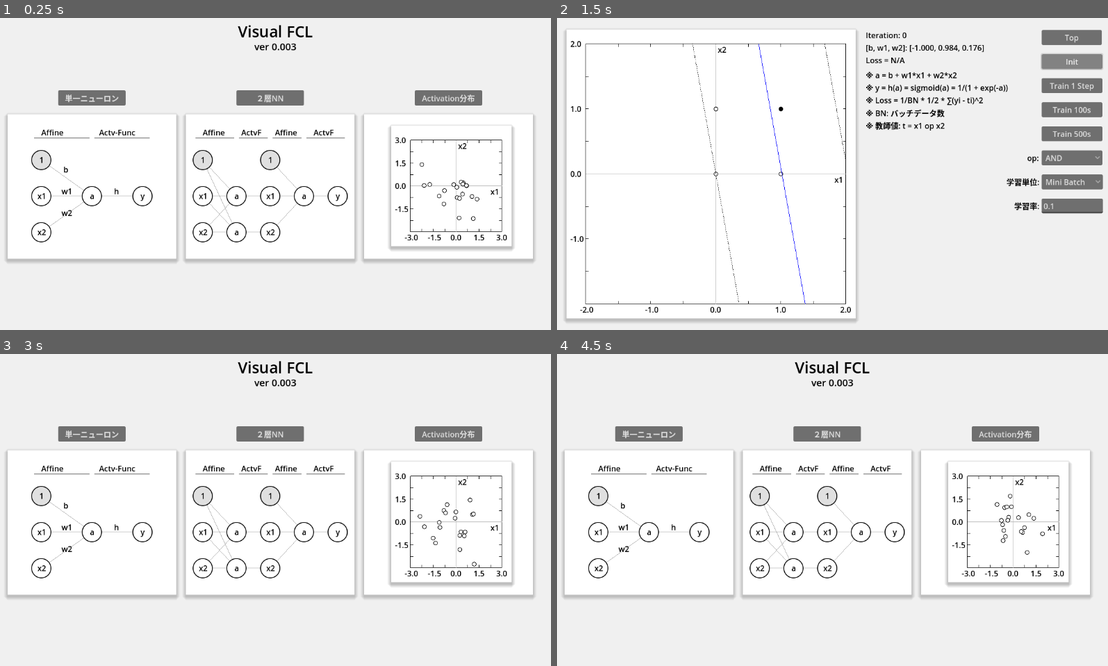
Above: before the commit, frames 1-4 (two rows, left to right).
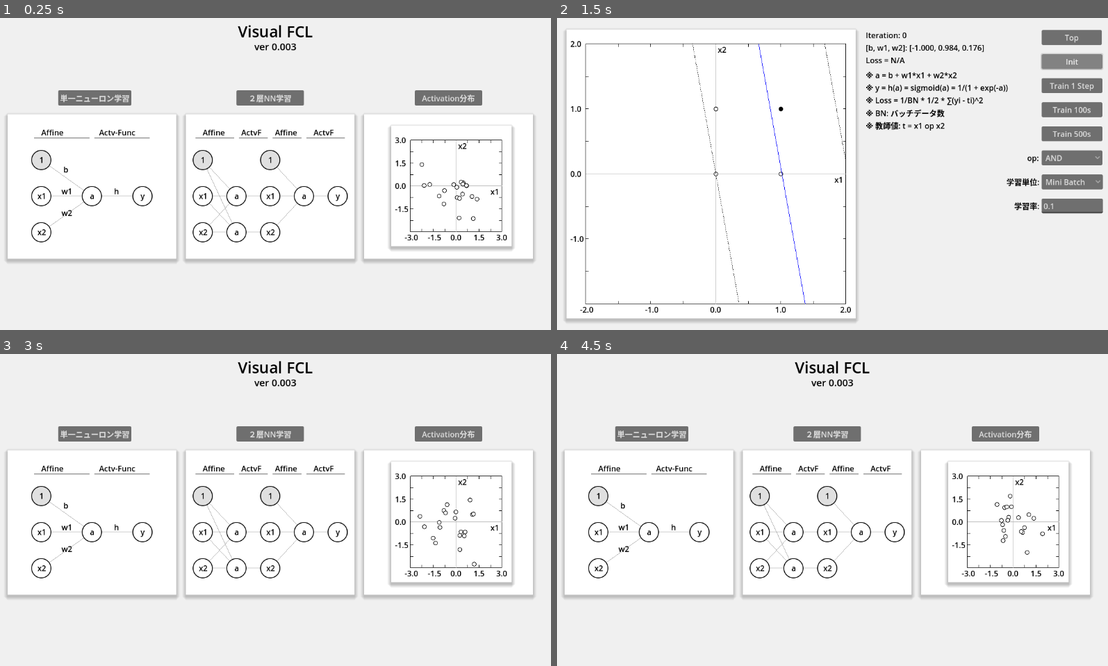
Above: after the commit, the same moments.

Repository: vivisuke/VisualFCL
Game: Godot game, scene res://top_scene.tscn
Same seed, same stepped clock (60 frames per second), same inputs: the game is played once before the commit and once after it.
Inputs:
- Up to frame 1 (0.25 s): no input
- Up to frame 2 (1.5 s): click "単一ニューロン" (after the commit: "単一ニューロン学習") at 0.5 s; click "Init" at 1.25 s
- Up to frame 3 (3 s): click "Train 1 Step" at 2 s; click "Top" at 2.75 s
- Up to frame 4 (4.5 s): click "２層NN" (after the commit: "２層NN学習") at 3.5 s; click "Top" at 4.25 s

The runs differ from the first frame. In frame 1, 0.3% of the frame differs, in the area x 10-53%, y 23-29%; in frame 2, nothing differs; in frame 3, 0.3%; in frame 4, 0.3%.

Commit message:
0083 ◎ C 06/27 06/27 0.003│ToDo│トップシーン：ボタン文言に「学習」追加 0084 ◎ C 06/27 06/27 0.003│問題│２層NN学習：Init を押しても、学習がストップしない

Diff:
--- a/VisualFCL/scripts/fc1layer_scene.gd
+++ b/VisualFCL/scripts/fc1layer_scene.gd
@@ -33,13 +33,13 @@
 	func forward(inp: Array):
 		a = vec_weight[0] + vec_weight[1]*inp[0] + vec_weight[2]*inp[1]
 		y = sigmoid(a)
-		print("a = ", a, ", y = ", y)
+		#print("a = ", a, ", y = ", y)
 	func backward(inp: Array, grad: float):
 		upgrad = []		# 上流勾配
 		var dyda = y * (1.0 - y)
 		var dydag = dyda * grad
-		print("∂L/∂y = ", grad)
-		print("∂y/∂a = ", dyda)
+		#print("∂L/∂y = ", grad)
+		#print("∂y/∂a = ", dyda)
 		upgrad.push_back(dydag)
 		upgrad.push_back(dydag * inp[0])
 		upgrad.push_back(dydag * inp[1])
@@ -117,9 +117,9 @@
 		for i in range(8):
 			var r = randi_range(0, boolean_pos.size()-1)
 			train(boolean_pos[r])
-	print("sumLoss = ", sumLoss)
+	#print("sumLoss = ", sumLoss)
 	$LossLabel.text = "Loss: %.3f" % (sumLoss/n_batch)
-	print("vec_grad = ", vec_grad)
+	#print("vec_grad = ", vec_grad)
 	vec_weight[0] -= ALPHA * vec_grad[0]
 	vec_weight[1] -= ALPHA * vec_grad[1]
 	vec_weight[2] -= ALPHA * vec_grad[2]
--- a/VisualFCL/scripts/fc2layer_scene.gd
+++ b/VisualFCL/scripts/fc2layer_scene.gd
@@ -126,6 +126,7 @@
 	$LossLabel.text = "Loss: %.3f" % (sumLoss/n_batch)
 func init():
 	n_iteration = 0
+	n_train = 0
 	$ItrLabel.text = "Iteration: %d" % n_iteration
 	vec_first_layer = []
 	vec_first_layer.push_back(FC21Unit.new())
--- a/VisualFCL/top_scene.tscn
+++ b/VisualFCL/top_scene.tscn
@@ -20,14 +20,14 @@
 offset_top = 150.0
 offset_right = 265.0
 offset_bottom = 181.0
-text = "単一ニューロン"
+text = "単一ニューロン学習"
 
 [node name="TwoLayerNNButton" type="Button" parent="."]
 offset_left = 495.0
 offset_top = 150.0
 offset_right = 635.0
 offset_bottom = 181.0
-text = "２層NN"
+text = "２層NN学習"
 
 [node name="ActivateDistriButton" type="Button" parent="."]
 offset_left = 865.0
Not shown, changed: VisualFCL.spr
